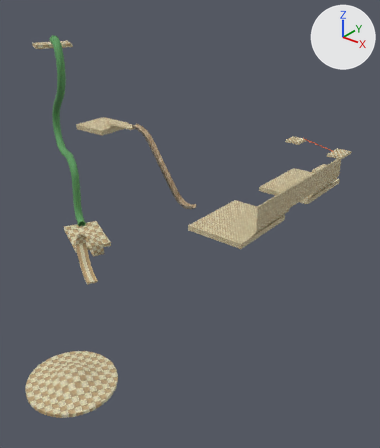
The OBJ model NewSonicThing/res/Models/Levels/Tutorial/Tutorial.obj: old version first, new version second.
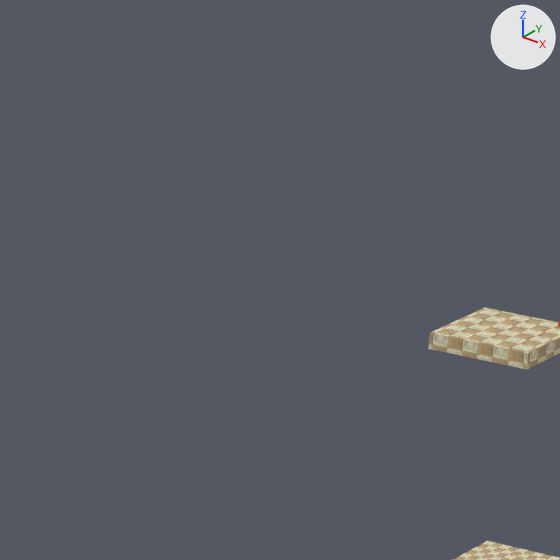
There are two pictures of each version: one whole from a 50 mm lens placed at (9905.0, -8853.0, 3526.0), pointed at (3435.0, -765.0, -1488.0), one close up on the part from 60% to 80% of the width and 21% to 38% of the height. Lighting does not change. The marker at upper right points along +X, +Y and +Z. Where no turn or scale is listed for an object, it has been applied to the vertices. Vertices at the same position are counted once.

In view in the first close-up: 'Tutorial'.
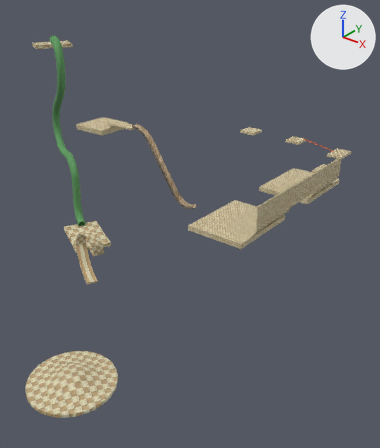
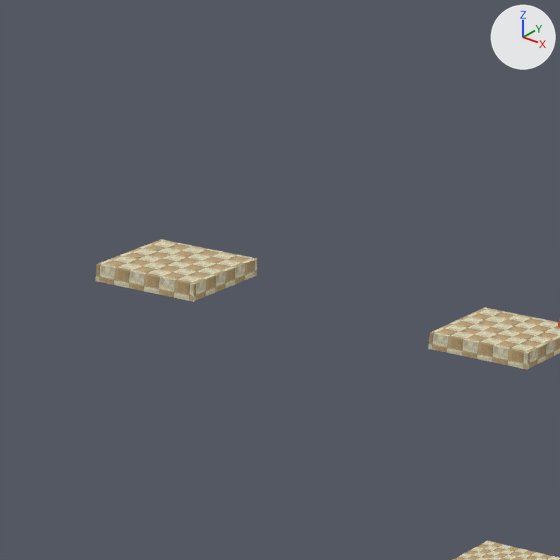
What the commit changed:
me_tutorial has 8545 vertices, 16918 faces and spans x -466.0..5763.0, y -6116.0..5638.0, z -1623.0..2374.0.
me_tutorial is used by ob_tutorial; location (0.0, 0.0, 0.0).
me_tutorial part 1: the loose piece of 8 vertices spanning x 2570.0..3019.0, y 4897.0..5358.0, z -1156.0..-1088.0 is copied, and the copy is moved by (-755.0, -1337.0, 447.0); it spans x 1815.0..2264.0, y 3560.0..4021.0, z -709.0..-641.0.

Boxes [x1, y1, x2, y2] around the edits, measured in the close-ups (560 x 560 px):
'Tutorial', reshaped
    before: [428, 308, 560, 560]
    after: [95, 239, 560, 560]
part 1 of me_tutorial, added (beige)
    after: [95, 239, 257, 302]
